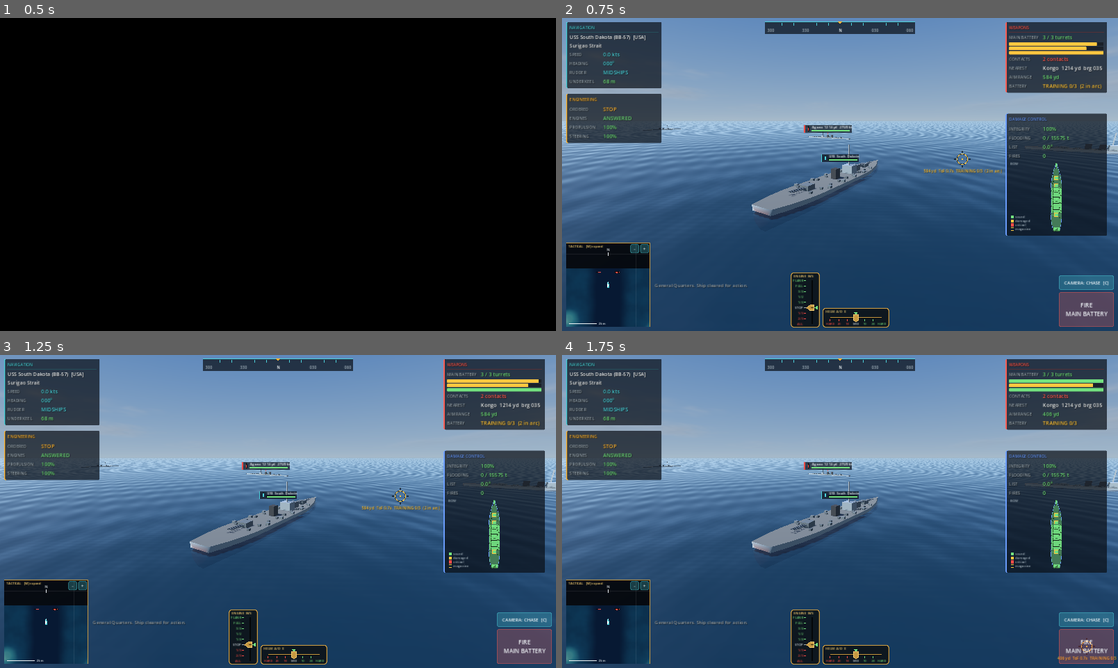
Above: before the commit, frames 1-4 (two rows, left to right).
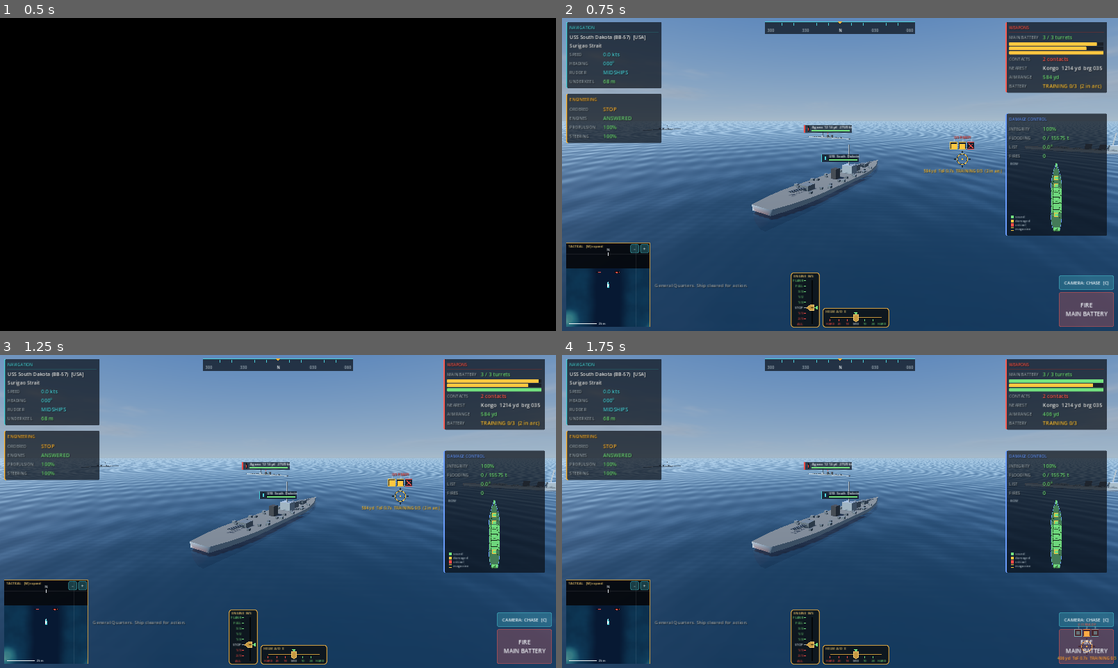
Above: after the commit, the same moments.

Repository: KWKoch/HullDown
Game: Godot game, scene res://scenes/title_cinematic.tscn
The game is run twice, just before and just after one commit, with the same random seed, the same clock (stepped at 60 frames per second) and the same inputs.
Inputs (mouse positions are in pixels of both pictures, inside the frame that each line leads up to):
- Up to frame 1 (0.5 s): no input
- Up to frame 2 (0.75 s): tap Enter at 0.5 s; move the mouse to (962, 158) at 0.52 s; hold D (rudder_right) from 0.53 s (still down); tap X at 0.6 s; click (962, 158) at 0.67 s
- Up to frame 3 (1.25 s): keep holding D (rudder_right); tap Space at 0.77 s
- Up to frame 4 (1.75 s): release D (rudder_right) at 1.25 s; click "FIRE MAIN BATTERY" at 1.25 s

Frame 1 is identical in both runs. In frame 2, 0.1% of the frame differs, in the area x 69-75%, y 37-42%; in frame 3, 0.1%; in frame 4, 0.1%.

Commit message:
Free-fire aiming (remove hull snap); per-turret load and dead-zone lamps above the reticle
Co-Authored-By: Claude Sonnet 5.5 <noreply@anthropic.com>
Claude-Session: https://claude.ai/code/session_01LqtTQ2aJhkQrxi4uazJqin

Diff:
--- a/scripts/combat/gunnery.gd
+++ b/scripts/combat/gunnery.gd
@@ -83,6 +83,32 @@
 			if absf(float(train[t]) - float(sol["a"])) <= ALIGN_TOL:
 				aligned += 1
 	return {"total": total, "in_arc": in_arc, "aligned": aligned}
+
+
+## One entry per working or wrecked turret, bow to stern, for the reticle's fire-safety display:
+## state is READY (loaded, in arc, trained on the point), RELOAD, TRAINING (in arc, still swinging),
+## DEAD (the point is in this mount's dead zone) or OUT (destroyed / not functional).
+func turret_states(target: Vector3) -> Array:
+	var out: Array = []
+	for t in train:
+		var turret: Compartment = t
+		var e := {"z": turret.center.z, "state": "OUT", "reload": 0.0}
+		if turret.is_functional():
+			var sol := _solution(turret, target)
+			var total := reload_seconds() * (1.0 + (1.0 - turret.health_fraction()) * 1.5)
+			var left: float = reload_left.get(t, 0.0)
+			e["reload"] = clampf(1.0 - left / maxf(total, 0.1), 0.0, 1.0)
+			if not sol["in_arc"]:
+				e["state"] = "DEAD"
+			elif left > 0.0:
+				e["state"] = "RELOAD"
+			elif absf(float(train[t]) - float(sol["a"])) > ALIGN_TOL:
+				e["state"] = "TRAINING"
+			else:
+				e["state"] = "READY"
+		out.append(e)
+	out.sort_custom(func(a, b): return a["z"] > b["z"])
+	return out
 
 
 func _physics_process(delta: float) -> void:
--- a/scripts/game/testbed.gd
+++ b/scripts/game/testbed.gd
@@ -435,10 +435,6 @@
 		_sim_t += delta
 		if fmod(_sim_t, 10.0) < delta:
 			print("[stat %ds] shells %d  trails %d  hits on anyone %d  overpens %d  player damaged parts %d" % [int(_sim_t), get_tree().get_nodes_in_group("shells").size(), get_tree().get_nodes_in_group("trails").size(), Shell.total_hits, Ship.overpenetrations, _count_dead(player)])
-	if OS.get_cmdline_user_args().has("--snapcheck") and _sim_t_chk < 3.0:
-		_sim_t_chk += delta
-		if _sim_t_chk >= 3.0:
-			_snapcheck()
 	if not player.sunk:
 		if OS.get_cmdline_user_args().has("--autoaim"):
 			_autoaim()
@@ -456,19 +452,6 @@
 
 
 ## Test aid (--autoaim): fire at the nearest hostile as a stationary world point, i.e. with no lead.
-func _snapcheck() -> void:
-	# Cast the camera ray at each hostile's hull: the aim point must land on the ship, not the water behind it.
-	for n in get_tree().get_nodes_in_group("ships"):
-		var sh := n as Ship
-		if sh == null or sh.team == player.team:
-			continue
-		var from := cam.global_position
-		var dir := (sh.global_position + Vector3(0, sh.top_y * 0.4, 0) - from).normalized()
-		var p := _march(from, dir)
-		var local := sh.to_local(p)
-		print("SNAPCHECK %s dist %.0f m: aim point %.0f m from ship centre, local y %.1f (water behind would be y 0)" % [sh.class_id, from.distance_to(sh.global_position), p.distance_to(sh.global_position), local.y])
-
-
 func _autoaim() -> void:
 	var best: Ship = null
 	for n in get_tree().get_nodes_in_group("ships"):
@@ -500,7 +483,6 @@
 
 
 var _shot_t := 0.0
-var _sim_t_chk := 0.0
 
 
 func _update_camera(delta: float) -> void:
@@ -527,51 +509,13 @@
 
 
 func _march(from: Vector3, dir: Vector3) -> Vector3:
-	# March the ray until it meets the terrain or the water...
+	# Free fire: the aim point is wherever the ray meets the terrain or the water.
 	var p := from
-	var t_ground := 30000.0
-	for i in 600:
+	for _i in 600:
 		p += dir * 50.0
 		if p.y <= maxf(terrain.height_at(p.x, p.z), 0.0):
-			t_ground = (i + 1) * 50.0
 			break
-	# ...unless it meets a ship's hull or superstructure first: then the aim point snaps onto the ship.
-	var t_ship := _ray_ships(from, dir, t_ground)
-	if t_ship > 0.0:
-		return from + dir * t_ship
 	return p
-
-
-## Distance along a ray to the nearest ship (other than the player's) it passes through, or -1.
-func _ray_ships(from: Vector3, dir: Vector3, max_t: float) -> float:
-	var best := -1.0
-	for n in get_tree().get_nodes_in_group("ships"):
-		var sh := n as Ship
-		if sh == null or sh == player or sh.sunk:
-			continue
-		var o := sh.to_local(from)
-		var d := sh.global_transform.basis.inverse() * dir
-		var lo := Vector3(-sh.beam_m * 0.5, -sh.draft_m, -sh.length_m * 0.5)
-		var hi := Vector3(sh.beam_m * 0.5, sh.top_y, sh.length_m * 0.5)
-		var t0 := 0.0
-		var t1 := max_t
-		var ok := true
-		for ax in 3:
-			if absf(d[ax]) < 0.000001:
-				if o[ax] < lo[ax] or o[ax] > hi[ax]:
-					ok = false
-					break
-			else:
-				var ta: float = (lo[ax] - o[ax]) / d[ax]
-				var tb: float = (hi[ax] - o[ax]) / d[ax]
-				t0 = maxf(t0, minf(ta, tb))
-				t1 = minf(t1, maxf(ta, tb))
-				if t0 > t1:
-					ok = false
-					break
-		if ok and t0 > 0.0 and (best < 0.0 or t0 < best):
-			best = t0
-	return best
 
 
 func _update_aim_point(screen_pos: Vector2) -> void:
--- a/scripts/ui/hud.gd
+++ b/scripts/ui/hud.gd
@@ -690,10 +690,58 @@
 		_reticle.draw_line(p + d * (r + 3.0), p + d * (r + 11.0), c, 2.0)
 	_reticle.draw_circle(p, 2.0, c)
 	var font := ThemeDB.fallback_font
+	_draw_battery_lamps(p, r)
 	var ts := font.get_string_size(_aim_text, HORIZONTAL_ALIGNMENT_LEFT, -1, 14)
 	var tp := p + Vector2(-ts.x * 0.5, r + 28.0)
 	_reticle.draw_string(font, tp + Vector2(1, 1), _aim_text, HORIZONTAL_ALIGNMENT_LEFT, -1, 14, Color(0, 0, 0, 0.9))
 	_reticle.draw_string(font, tp, _aim_text, HORIZONTAL_ALIGNMENT_LEFT, -1, 14, c)
+
+
+## A lamp per turret above the reticle, bow to stern: loaded and clear to fire (green), reloading
+## (amber, fills as it loads), swinging onto the aim point (blue) or the point is in its dead zone (red X).
+func _draw_battery_lamps(p: Vector2, r: float) -> void:
+	var states := gunnery.turret_states(_last_aim)
+	if states.is_empty():
+		return
+	var font := ThemeDB.fallback_font
+	var n := states.size()
+	var w := 24.0
+	var gap := 5.0
+	var x0 := p.x - (n * w + (n - 1) * gap) * 0.5
+	var y0 := p.y - r - 16.0 - w
+	var ready := 0
+	for i in n:
+		var e: Dictionary = states[i]
+		var box := Rect2(Vector2(x0 + i * (w + gap), y0), Vector2(w, w))
+		var st: String = e["state"]
+		_reticle.draw_rect(box, Color(0.03, 0.05, 0.08, 0.85))
+		var col := C_DIM
+		match st:
+			"READY":
+				col = C_GOOD
+				ready += 1
+				_reticle.draw_rect(box.grow(-3.0), col)
+			"RELOAD":
+				col = C_WARN
+				var fh := (w - 6.0) * float(e["reload"])
+				_reticle.draw_rect(Rect2(box.position + Vector2(3, w - 3.0 - fh), Vector2(w - 6.0, fh)), col)
+			"TRAINING":
+				col = C_NAV
+				_reticle.draw_rect(box.grow(-6.0), Color(col.r, col.g, col.b, 0.55))
+			"DEAD":
+				col = C_BAD
+				_reticle.draw_line(box.position + Vector2(4, 4), box.position + Vector2(w - 4, w - 4), col, 3.0)
+				_reticle.draw_line(box.position + Vector2(w - 4, 4), box.position + Vector2(4, w - 4), col, 3.0)
+			_:
+				_reticle.draw_line(box.position + Vector2(6, w * 0.5), box.position + Vector2(w - 6, w * 0.5), col, 2.0)
+		_reticle.draw_rect(box, col, false, 2.0)
+		var lbl := str(i + 1)
+		_reticle.draw_string(font, box.position + Vector2(w * 0.5 - 3.0, -3.0), lbl, HORIZONTAL_ALIGNMENT_LEFT, -1, 11, Color(1, 1, 1, 0.7))
+	var cap := "CLEAR TO FIRE" if ready == n else "%d/%d READY" % [ready, n]
+	var cc := C_GOOD if ready == n else (C_WARN if ready > 0 else C_BAD)
+	var cs := font.get_string_size(cap, HORIZONTAL_ALIGNMENT_LEFT, -1, 12)
+	_reticle.draw_string(font, Vector2(p.x - cs.x * 0.5 + 1, y0 - 13.0 + 1), cap, HORIZONTAL_ALIGNMENT_LEFT, -1, 12, Color(0, 0, 0, 0.9))
+	_reticle.draw_string(font, Vector2(p.x - cs.x * 0.5, y0 - 13.0), cap, HORIZONTAL_ALIGNMENT_LEFT, -1, 12, cc)
 
 
 ## Floating nameplates over every ship we can see: class icon, name and a health bar.
Not shown, changed: docs/index.html
Not shown, changed: docs/index.pck
